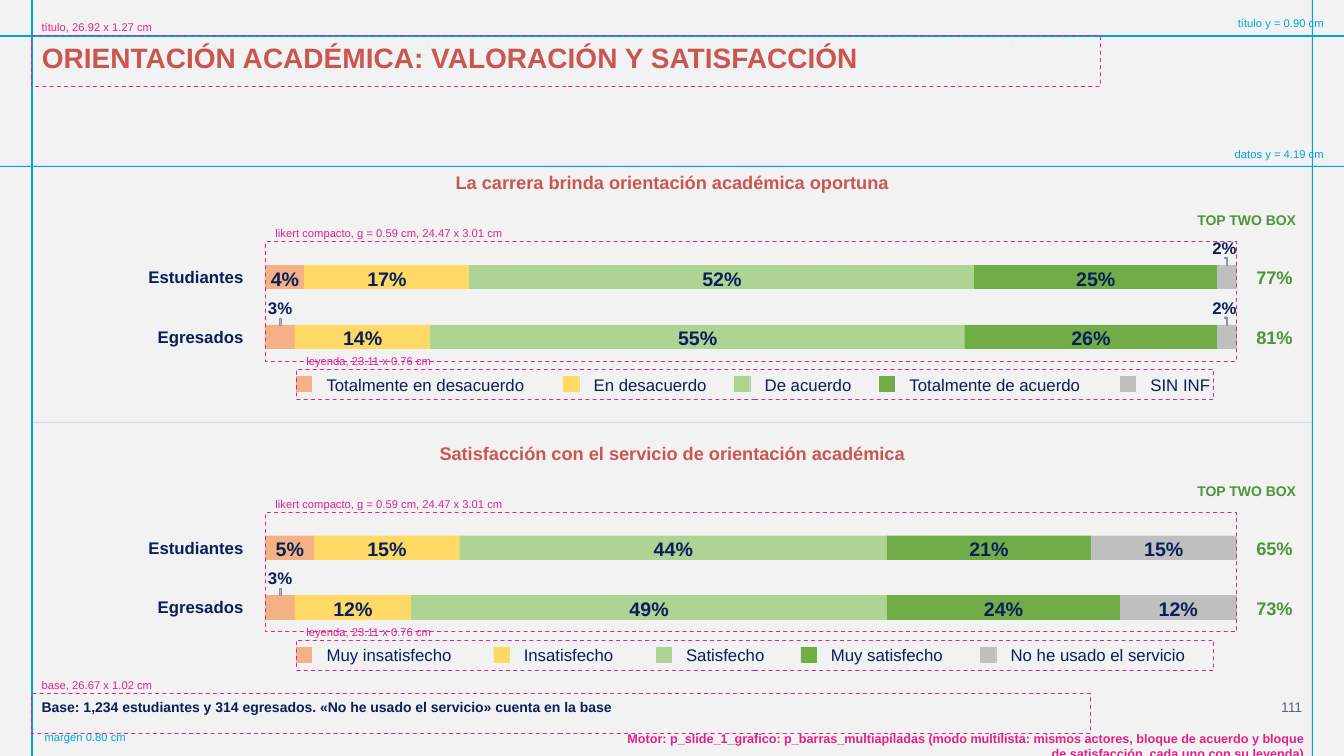
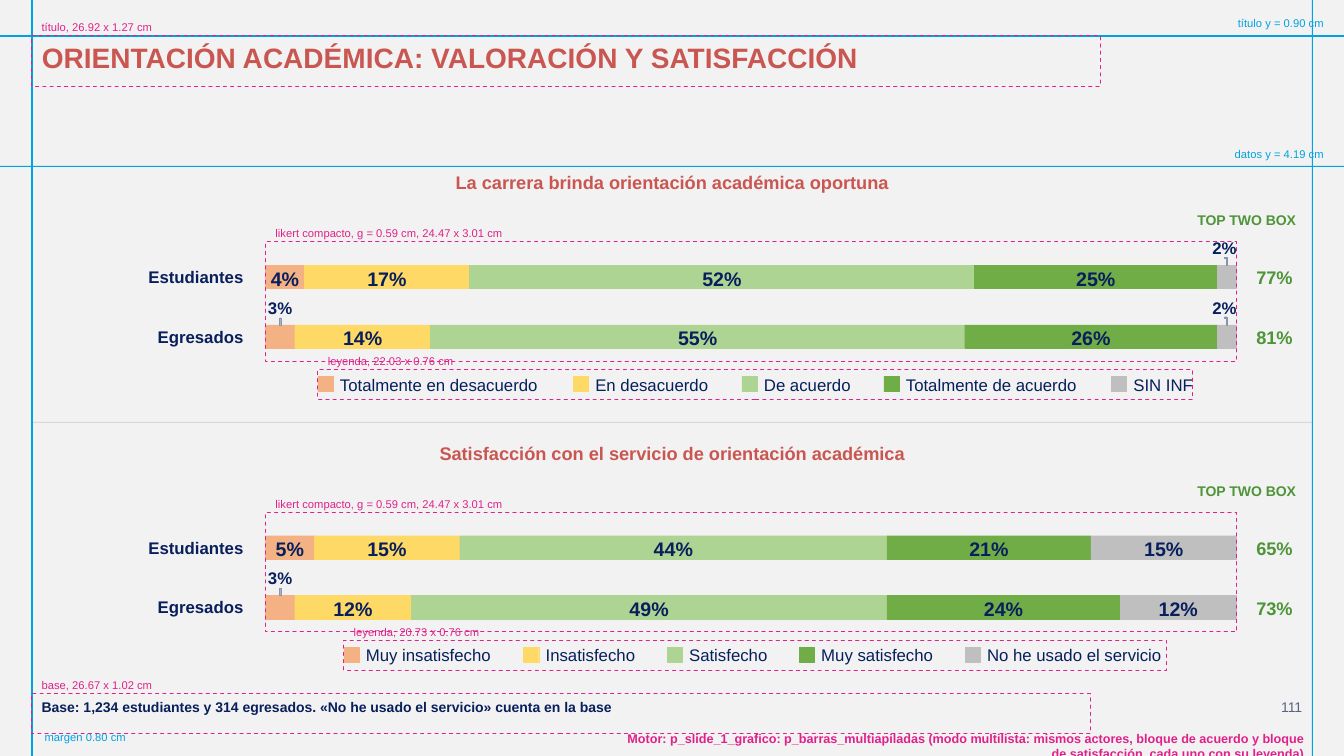
Before and after one commit to GonzaloAlmendariz/prosecnur-app, a slide deck: slide 111 of docs/qa/motor-ppt-2026-10-06/4-recetario/recetario-fiel-guias.pptx. Drawn at 1344x756 pixels with LibreOffice and Linux fonts; fonts in the diff are those of the drawing; background and template pictures are left out. Boxes give left, top, right and bottom in pixels: in the first picture for what was removed or moved away, otherwise in the second. Text is boxed around its words. In the diff, an @@ line names an element or a change of style, - is before the commit and + after.

```diff
--- a/docs/qa/motor-ppt-2026-10-06/4-recetario/recetario-fiel-guias.pptx
+++ b/docs/qa/motor-ppt-2026-10-06/4-recetario/recetario-fiel-guias.pptx
@@ text at (328, 357, 453, 367): text changed @@
-leyenda, 23.11 x 0.76 cm
+leyenda, 22.03 x 0.76 cm
@@ rectangle: place and size @@
-rectangle at (296, 370, 1214, 400)
+rectangle at (318, 370, 1193, 400)
@@ rectangle: place and size @@
-rectangle at (296, 376, 312, 391)
+rectangle at (318, 376, 333, 391)
@@ text "Totalmente en desacuerdo": place and size @@
-text "Totalmente en desacuerdo" at (327, 379, 524, 391)
+text "Totalmente en desacuerdo" at (340, 379, 538, 391)
@@ rectangle: place and size @@
-rectangle at (564, 376, 579, 391)
+rectangle at (574, 376, 589, 391)
@@ rectangle: place and size @@
-rectangle at (735, 376, 750, 391)
+rectangle at (742, 376, 757, 391)
@@ rectangle: place and size @@
-rectangle at (879, 376, 894, 391)
+rectangle at (884, 376, 899, 391)
@@ rectangle: place and size @@
-rectangle at (1120, 376, 1135, 391)
+rectangle at (1112, 376, 1127, 391)
@@ text "SIN INF" rewrapped from (1150, 379, 1210, 391) to (1133, 377, 1193, 395) @@
@@ text at (354, 628, 479, 638): text changed @@
-leyenda, 23.11 x 0.76 cm
+leyenda, 20.73 x 0.76 cm
@@ rectangle: place and size @@
-rectangle at (296, 640, 1214, 670)
+rectangle at (344, 640, 1167, 670)
@@ rectangle: place and size @@
-rectangle at (296, 647, 312, 662)
+rectangle at (344, 647, 359, 662)
@@ text "Muy insatisfecho": place and size @@
-text "Muy insatisfecho" at (327, 649, 452, 665)
+text "Muy insatisfecho" at (366, 649, 491, 665)
@@ rectangle: place and size @@
-rectangle at (494, 647, 509, 662)
+rectangle at (523, 647, 538, 662)
@@ text "Insatisfecho": place and size @@
-text "Insatisfecho" at (524, 649, 613, 661)
+text "Insatisfecho" at (546, 649, 635, 661)
@@ rectangle: place and size @@
-rectangle at (656, 647, 671, 662)
+rectangle at (667, 647, 683, 662)
@@ text "Muy satisfecho": place and size @@
-text "Muy satisfecho" at (831, 649, 942, 665)
+text "Muy satisfecho" at (821, 649, 933, 665)
@@ rectangle: place and size @@
-rectangle at (981, 647, 996, 662)
+rectangle at (965, 647, 980, 662)
@@ text "No he usado el servicio": place and size @@
-text "No he usado el servicio" at (1011, 649, 1185, 661)
+text "No he usado el servicio" at (987, 649, 1161, 661)
```
Also in this commit, not shown: 60 other slides changed, 6 other files.
